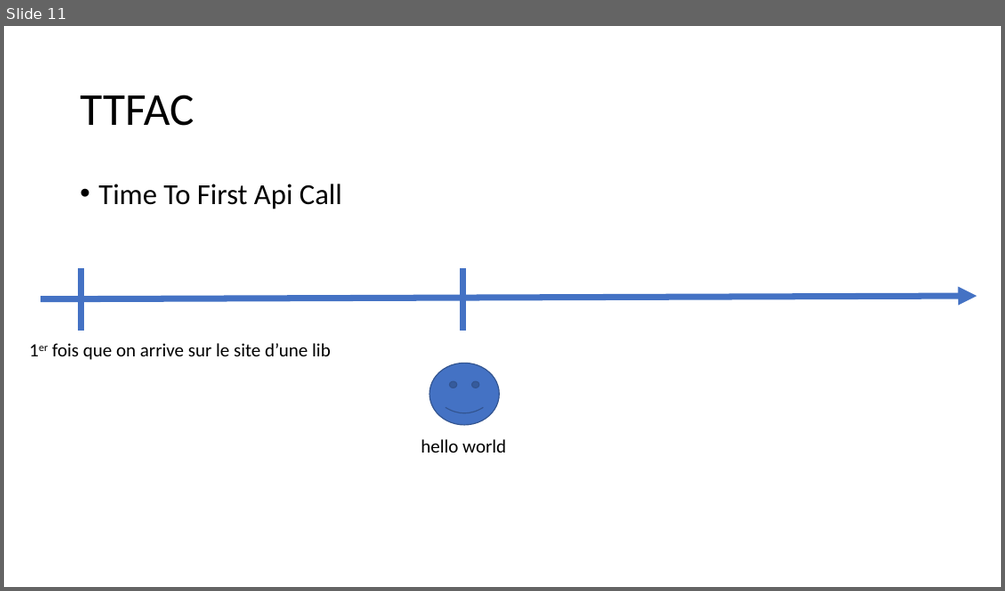
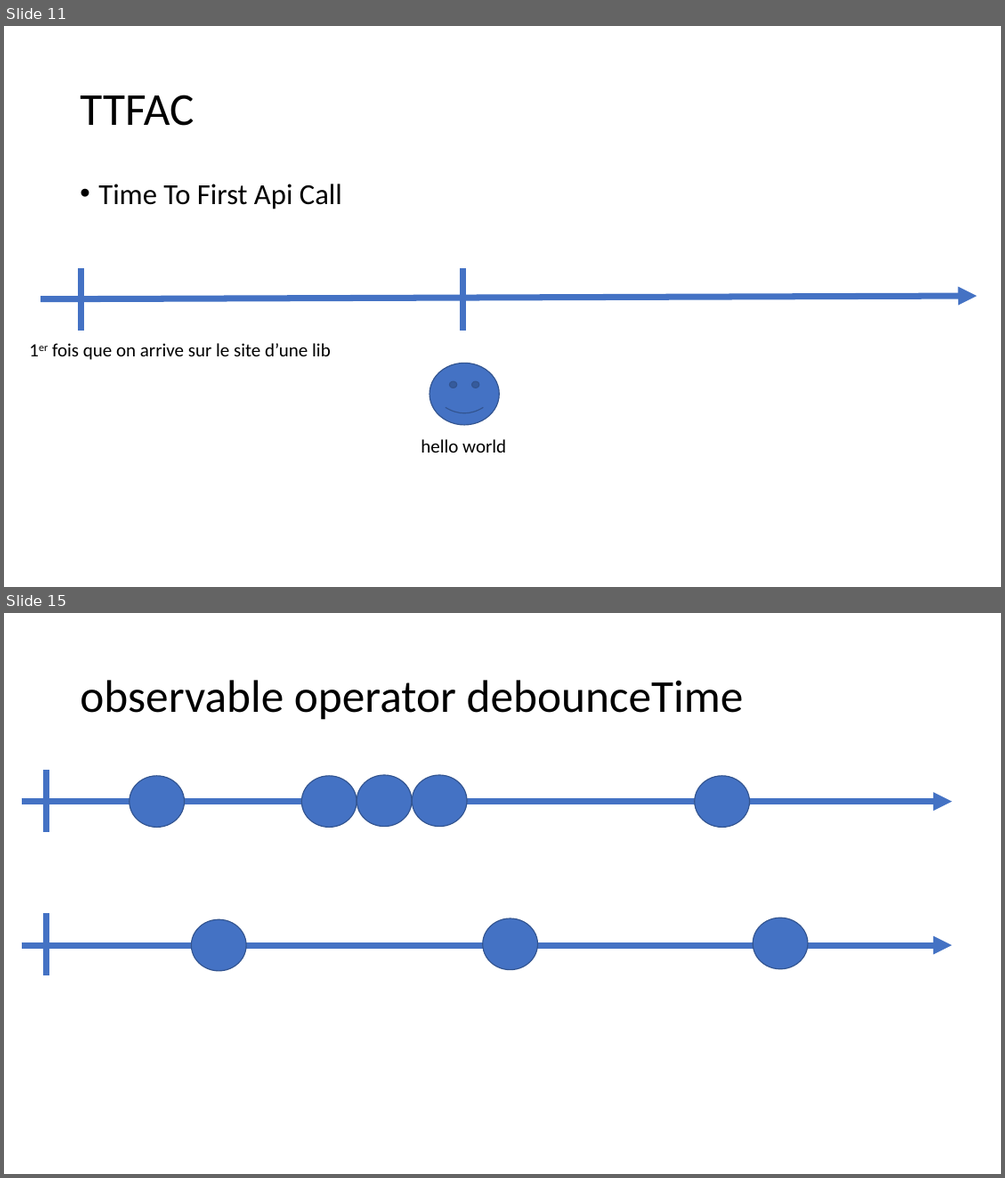
Before and after one commit to jlg-formation/njs-oct-2021, a slide deck: Notes.pptx. Shown one above the other, each under a label of ours: slide 11 before the commit, slides 11 and 15 after it; the slides between them are not shown. The pictures are 1005x591 and 1005x1178 pixels, drawn with LibreOffice and Linux fonts; fonts in the diff are those of the drawing. Boxes give left, top, right and bottom in pixels: in the first picture for what was removed or moved away, otherwise in the second. Text is boxed around its words. In the diff, an @@ line names an element or a change of style, - is before the commit and + after.

```diff
--- a/Notes.pptx
+++ b/Notes.pptx
@@ slide 15 added at [4, 613, 1001, 1174], background #FFFFFF @@
@@ title added at [80, 680, 744, 720], 44 pt, text #000000 @@
+observable operator debounceTime
@@ line added from (47, 770) to (47, 832), #4472C4 6 pt @@
@@ ellipse added at [129, 776, 185, 827], fill #4472C4, outline #325491 1 pt @@
@@ ellipse added at [301, 776, 357, 827], fill #4472C4, outline #325491 1 pt @@
@@ ellipse added at [357, 775, 413, 827], fill #4472C4, outline #325491 1 pt @@
@@ ellipse added at [413, 775, 468, 827], fill #4472C4, outline #325491 1 pt @@
@@ ellipse added at [695, 776, 751, 827], fill #4472C4, outline #325491 1 pt @@
@@ arrow added from (22, 802) to (952, 802), #4472C4 6 pt @@
@@ line added from (47, 913) to (47, 976), #4472C4 6 pt @@
@@ ellipse added at [191, 919, 246, 971], fill #4472C4, outline #325491 1 pt @@
@@ ellipse added at [483, 918, 538, 970], fill #4472C4, outline #325491 1 pt @@
@@ ellipse added at [752, 917, 808, 969], fill #4472C4, outline #325491 1 pt @@
@@ arrow added from (22, 945) to (952, 945), #4472C4 6 pt @@
```
Also in this commit, not shown: 2 slides changed, 7 other slides added.
